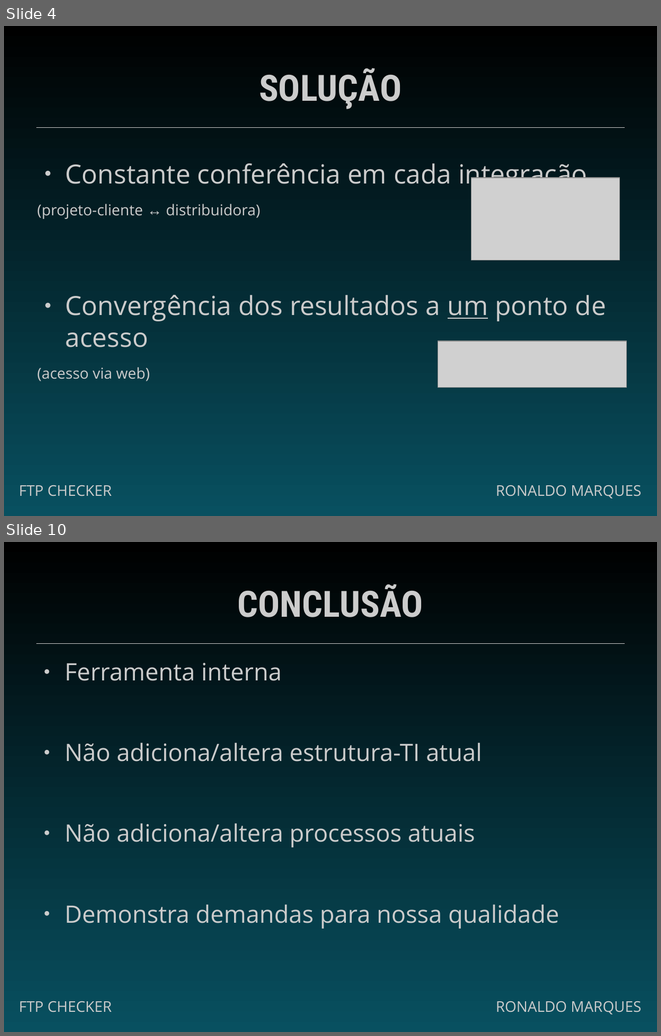
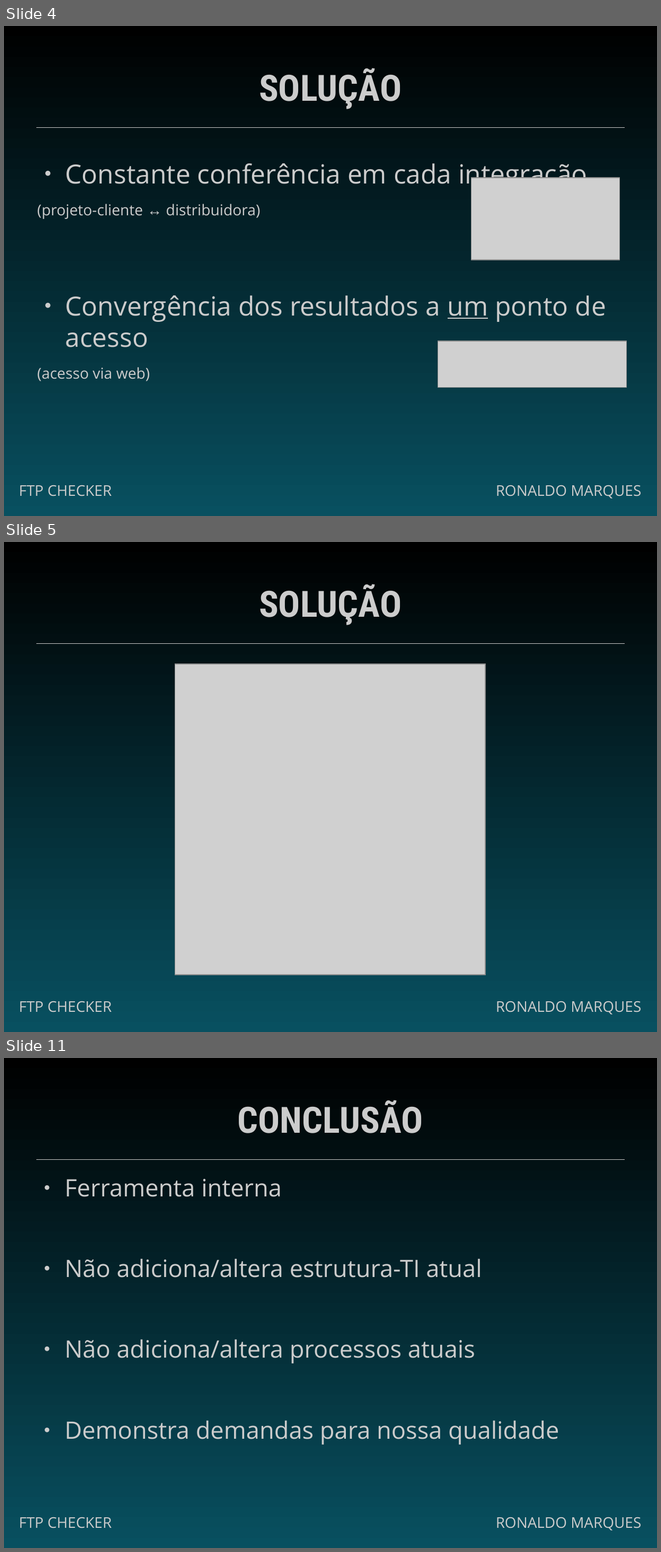
Before and after one commit to ronaldomarquesdev/fp.tool.apm.ftpchecker, a slide deck: documentation/fc idea presentation.pptx. Shown one above the other, each under a label of ours: slides 4 and 10 before the commit, slides 4, 5 and 11 after it; the slides between them are not shown. The pictures are 661x1036 and 661x1552 pixels, drawn with LibreOffice and Linux fonts; fonts in the diff are those of the drawing; grey boxes stand for pictures. Boxes give left, top, right and bottom in pixels: in the first picture for what was removed or moved away, otherwise in the second. Text is boxed around its words. In the diff, an @@ line names an element or a change of style, - is before the commit and + after.

```diff
--- a/documentation/fc idea presentation.pptx
+++ b/documentation/fc idea presentation.pptx
@@ slide 5 added at [4,542,657,1032], background gradient #000000 to #085060; not listed: 1 template element that a slide beside it also shows @@
@@ text added at [259,584,402,625], 44 pt, text #CCCCCC, bold @@
+SOLUÇÃO
@@ picture added at [175,664,485,975] @@
@@ picture added at [175,664,485,974] @@
@@ text added at [19,1000,112,1012], 18 pt, text #CCCCCC @@
+FTP CHECKER
@@ text added at [496,1000,641,1014], 18 pt, text #CCCCCC @@
+RONALDO MARQUES
@@ what was slide 10 is now slide 11 @@
```
Also in this commit, not shown: 6 slides changed.
